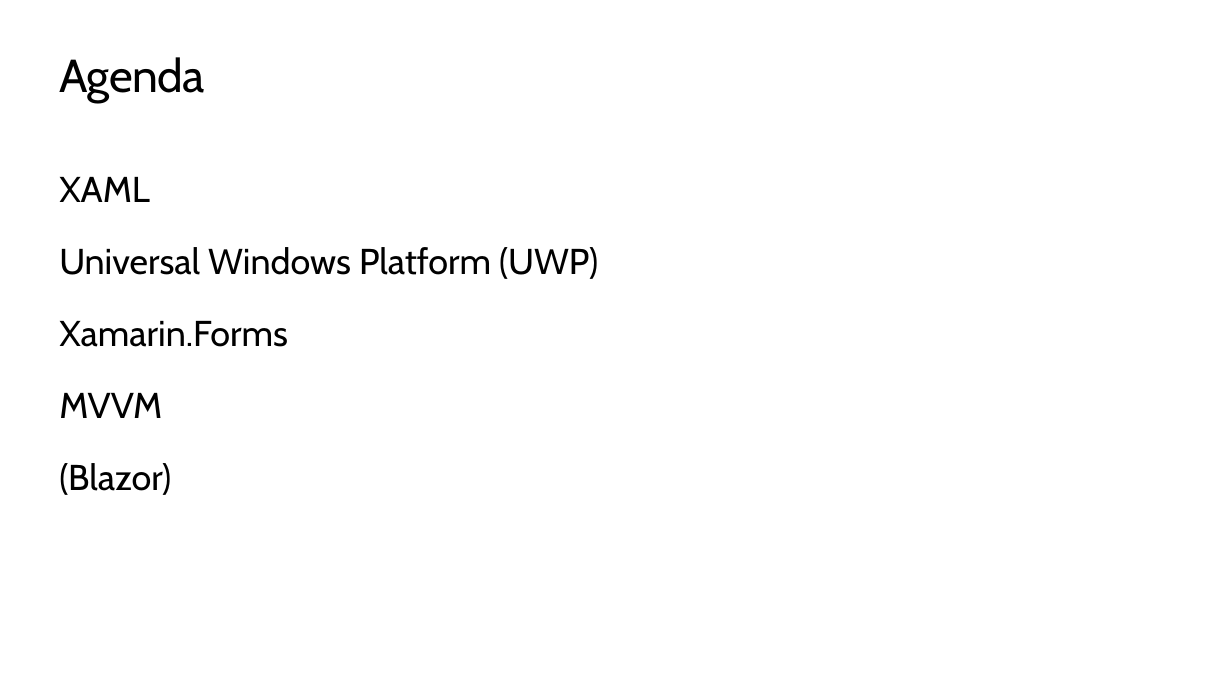
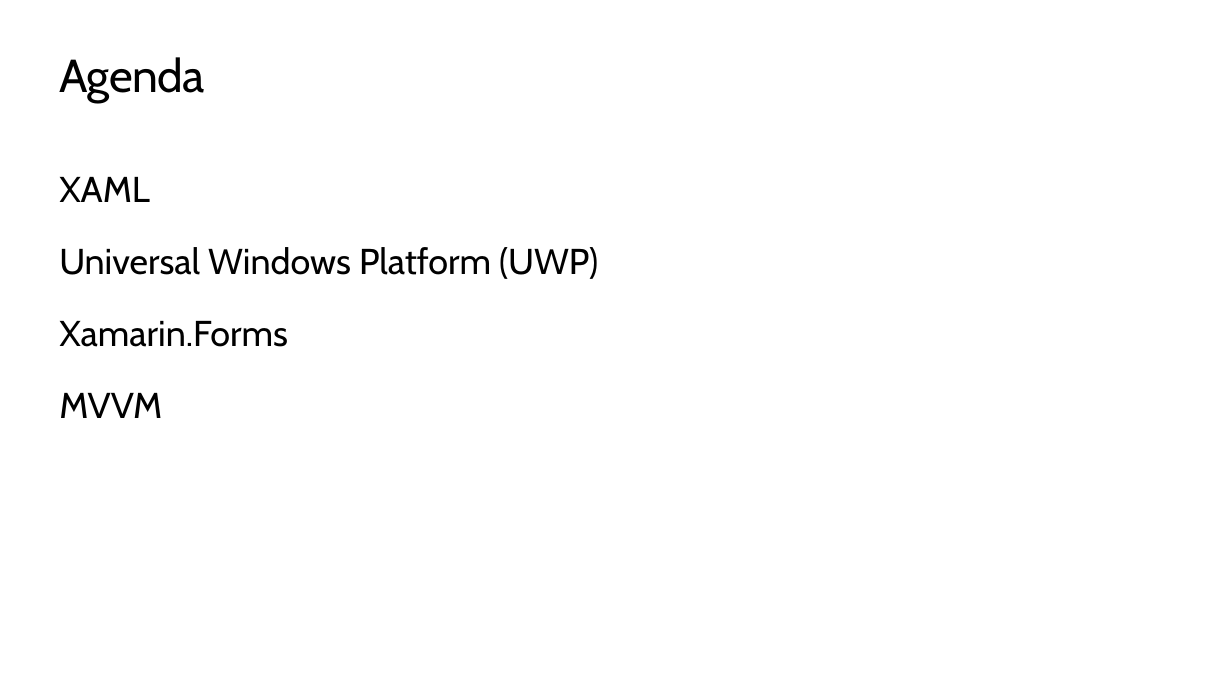
Before and after one commit to ondfisk/BDSA2019, a slide deck: slide 2 of Slides/Lecture10 - Apps and XAML, UWP and Xamarin.Forms.pptx. Drawn at 1232x693 pixels with LibreOffice and Linux fonts; fonts in the diff are those of the drawing; background and template pictures are left out. Boxes give left, top, right and bottom in pixels: in the first picture for what was removed or moved away, otherwise in the second. Text is boxed around its words. In the diff, an @@ line names an element or a change of style, - is before the commit and + after.

```diff
--- a/Slides/Lecture10 - Apps and XAML, UWP and Xamarin.Forms.pptx
+++ b/Slides/Lecture10 - Apps and XAML, UWP and Xamarin.Forms.pptx
@@ text at (59,463,171,495): paragraph removed @@
-(Blazor)
```
Also in this commit, not shown: 1 other slide changed, 2 slides added, 1 slide removed, 13 other files.
